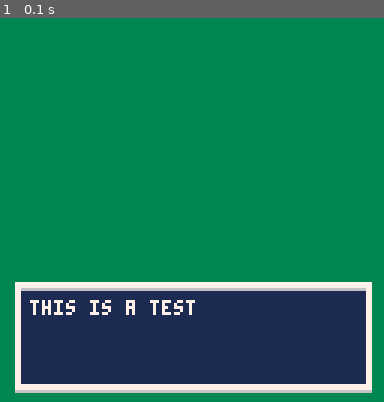
Above: before the commit, frame 1.
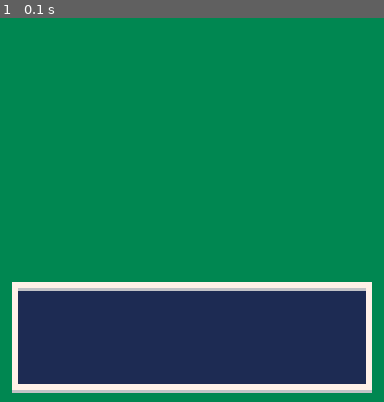
Above: after the commit, the same moment.

Repository: jessemillar/pico-8
Game: PICO-8 cartridge text-box/text-box.p8
The game is run twice, just before and just after one commit, with the same random seed, the same clock (stepped at 60 frames per second) and the same inputs.
Inputs:
- Up to frame 1 (0.1 s): no input

The runs differ from the first frame. In frame 1, 1.0% of the frame differs, in the area x 3-51%, y 68-98%.

Commit message:
Starting on line breaks caused by overflow

Diff:
--- a/text-box/text-box.p8
+++ b/text-box/text-box.p8
@@ -4,26 +4,35 @@
 
 t=0 -- the timer for keeping track of things
 
--- Add a new text box
-function tbox(message, text_color, fill_color, border_color, x, y, width, height, border_thickness)
-	local text_color=text_color or 7 -- white text color by default
-	local fill_color=fill_color or 1 -- blue inner color by default
-	local border_color=border_color or 7 -- white border color by default
-	local x=x or 5
-	local y=y or 88
-	local width=width or 118
-	local height=height or 35
-	local border_thickness=border_thickness or 2 -- 2 pixel border thickness by default
+-- add a new text box
+-- could be simplified to use less tokens but left verbose in the name of education
+function tbox(message)
+	local text_color=7 -- white text
+	local fill_color=1 -- blue inner fill
+	local border_color=7 -- white border
+	local x=4
+	local y=88
+	local width=127-x*2
+	local height=35
+	local border_thickness=2
+	local padding=5
 
 	rectfill(x, y, x+width, y+height, border_color) -- draw border rectangle
 	rectfill(x+border_thickness, y+border_thickness, x+width-border_thickness, y+height-border_thickness, fill_color) -- draw fill rectangle
 	line(x+border_thickness, y+border_thickness, x+width-border_thickness, y+border_thickness, 6) -- draw top border shadow
 	line(x, y+height+border_thickness/2, x+width, y+height+border_thickness/2, 6) -- draw bottom border shadow
-	print(message, x+5, y+6, text_color) -- print the message
+
+	local line_number=0 -- keep track of which line we're on for line breaks
+	local split_character=0 -- the character we split the string at to enable line breaks
+
+	if(#message*8>width-border_thickness-padding) then
+	else
+		print(message, x+padding, y+padding+1, text_color) -- print the message (with padding+1 in the y direction to account for the fancy top border shadow)
+	end
 end
 
 function _init()
-	tboxes={} -- The array for keeping track of text boxes
+	tboxes={} -- the array for keeping track of text box overflows
 end
 
 function _update()
@@ -33,5 +42,5 @@
 function _draw()
 	cls() -- clear the screen
 	rectfill(0, 0, 128, 128, 3) -- fill the screen for size testing purposes
-	tbox("this is a test") -- draw a test box
+	tbox("this is a test super long test that should test overflow abilities") -- draw a test box
 end
